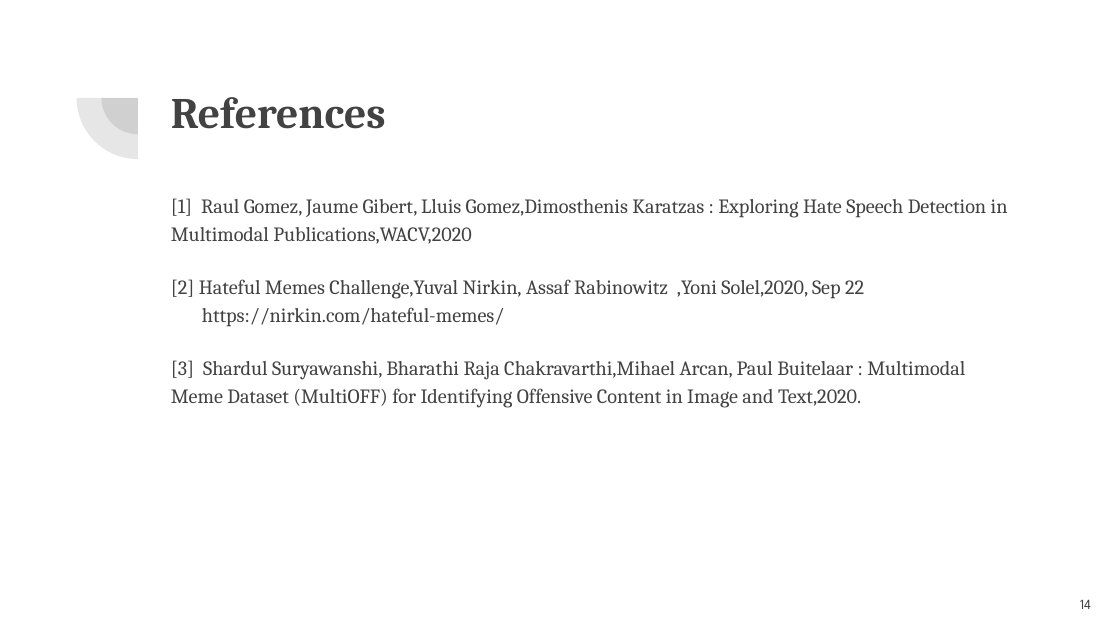
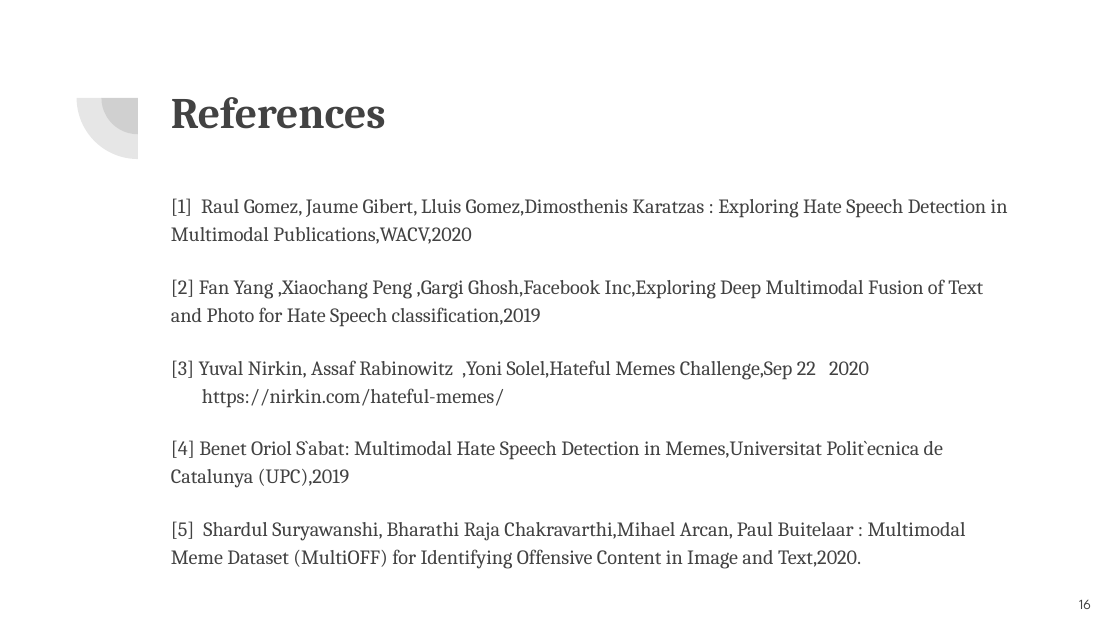
Before and after one commit to VarunBohara/Mini-Project-Documents, a slide deck: slide 16 of MINI PROJECT REVIEW.pptx (slide 14 before the commit). Drawn at 1120x630 pixels with LibreOffice and Linux fonts; fonts in the diff are those of the drawing. Boxes give left, top, right and bottom in pixels: in the first picture for what was removed or moved away, otherwise in the second. Text is boxed around its words. In the diff, an @@ line names an element or a change of style, - is before the commit and + after.

```diff
--- a/MINI PROJECT REVIEW.pptx
+++ b/MINI PROJECT REVIEW.pptx
@@ text at (x1=171, y1=279, x2=983, y2=569): text changed @@
-[2] Hateful Memes Challenge,Yuval Nirkin, Assaf Rabinowitz ,Yoni Solel,2020, Sep 22
-https://nirkin.com/hateful-memes/
-[3] Shardul Suryawanshi, Bharathi Raja Chakravarthi,Mihael Arcan, Paul Buitelaar : Multimodal Meme Dataset (MultiOFF) for Identifying Offensive Content in Image and Text,2020.
+[2] Fan Yang ,Xiaochang Peng ,Gargi Ghosh,Facebook Inc,Exploring Deep Multimodal Fusion of Text and Photo for Hate Speech classification,2019
+[3] Yuval Nirkin, Assaf Rabinowitz ,Yoni Solel,Hateful Memes Challenge,Sep 22 2020
+https://nirkin.com/hateful-memes/
+[4] Benet Oriol S`abat: Multimodal Hate Speech Detection in Memes,Universitat Polit`ecnica de Catalunya (UPC),2019
+[5] Shardul Suryawanshi, Bharathi Raja Chakravarthi,Mihael Arcan, Paul Buitelaar : Multimodal Meme Dataset (MultiOFF) for Identifying Offensive Content in Image and Text,2020.
@@ page number at (x1=1079, y1=600, x2=1091, y2=609): text changed @@
-14
+16
```
Also in this commit, not shown: 4 other slides changed, 2 slides added, 2 other files.
